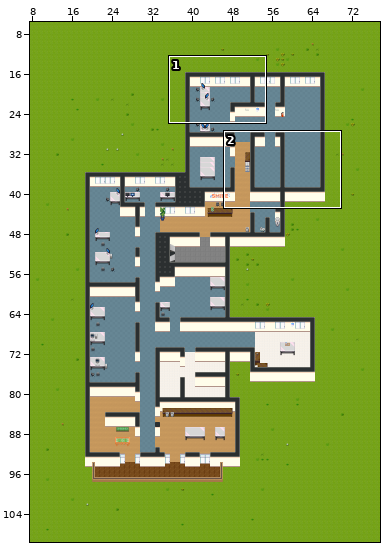
Two versions of a level (Tiled map (JSON), maps/lyon_agency.json). Above, an overview of the earlier version with the close-up marked.
Close-up. Before the commit:
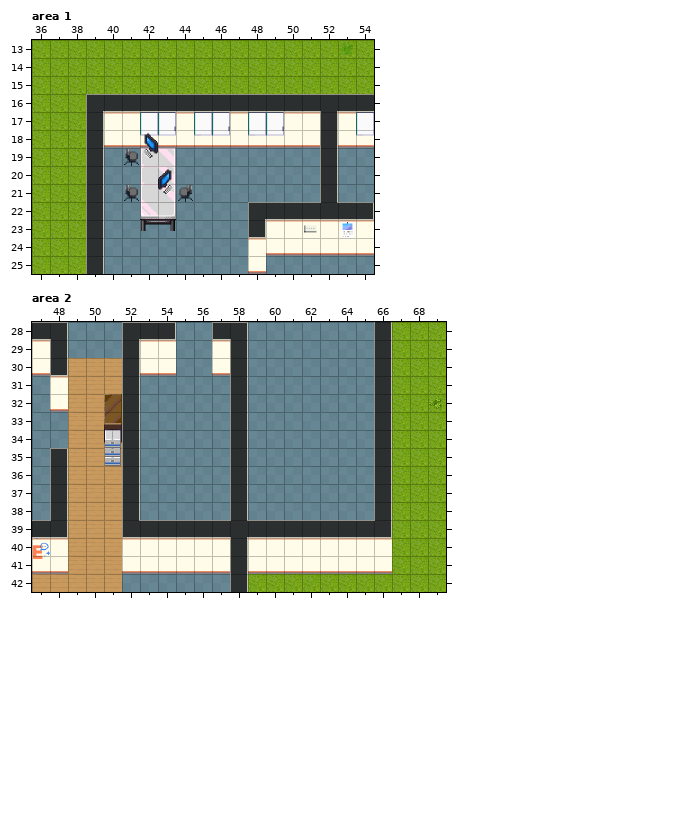
Cells are 32x32 px. Shown: area 1 x 36..54, y 13..25; area 2 x 47..69, y 28..42. The commit also changed other parts of the map, which this record leaves out.
The same view after the edit:
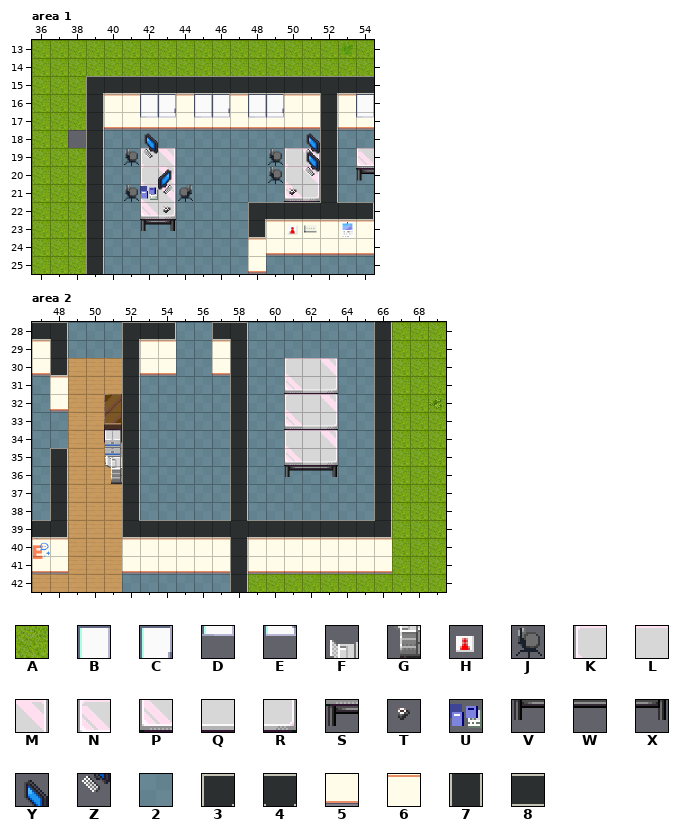
Key: from "custom_outdoor_1": A 0; from "office_1": B 28, C 29, D 44, E 45, F 56, G 72, H 87, J 114, K 152, L 153, M 154, N 155, P 168, Q 169, R 170, S 171, T 174, U 175, V 184, W 185, X 186, Y 190, Z 206; from "office_2": 2 1, 3 7, 4 8, 5 13, 6 14, 7 19, 8 32.
_ is an empty cell, # one hidden under a higher layer.
Tiles of an added or newly shown layer are drawn over the layers below it.
From old to new:
{"where": "layer \"ground 1\", area 1"}
{"y":18,"x":38,"old":"A","new":"_"}
{"where": "layer \"ground 2\", area 1"}
{"y":15,"x":39,"old":"________________","new":"3888888888888488"}
{"y":16,"x":39,"old":"3888888888888488","new":"766##6##6##6676#"}
{"y":17,"x":40,"old":"66##6##6##66","new":"555555555555"}
{"y":17,"x":53,"old":"6#","new":"55"}
{"y":18,"x":40,"old":"555555555555","new":"222222222222"}
{"y":18,"x":53,"old":"55","new":"22"}
{"where": "layer \"layer 1\", area 1"}
{"y":16,"x":42,"old":"__","new":"BC"}
{"y":16,"x":45,"old":"__","new":"BC"}
{"y":16,"x":48,"old":"__","new":"BC"}
{"y":16,"x":54,"old":"_","new":"B"}
{"y":17,"x":42,"old":"BC","new":"DE"}
{"y":17,"x":45,"old":"BC","new":"DE"}
{"y":17,"x":48,"old":"BC","new":"DE"}
{"y":17,"x":54,"old":"B","new":"D"}
{"y":18,"x":42,"old":"DE","new":"__"}
{"y":18,"x":45,"old":"DE","new":"__"}
{"y":18,"x":48,"old":"DE","new":"__"}
{"y":18,"x":54,"old":"D","new":"_"}
{"y":19,"x":49,"old":"___","new":"JKM"}
{"y":19,"x":54,"old":"_","new":"N"}
{"y":20,"x":49,"old":"___","new":"JKM"}
{"y":20,"x":54,"old":"_","new":"S"}
{"y":21,"x":50,"old":"__","new":"PR"}
{"y":23,"x":50,"old":"_","new":"H"}
{"where": "layer \"layer 2\", area 1"}
{"y":18,"x":42,"old":"Y","new":"_"}
{"y":19,"x":51,"old":"_","new":"Z"}
{"y":21,"x":42,"old":"_","new":"U"}
{"y":21,"x":50,"old":"_","new":"T"}
{"y":22,"x":43,"old":"_","new":"T"}
{"where": "layer \"abovePlayer 1\", area 1"}
{"y":18,"x":42,"old":"_","new":"Y"}
{"y":18,"x":51,"old":"_","new":"Y"}
{"y":19,"x":51,"old":"_","new":"Y"}
{"y":20,"x":51,"old":"_","new":"Z"}
{"where": "layer \"layer 1\", area 2"}
{"y":30,"x":61,"old":"___","new":"KLM"}
{"y":31,"x":61,"old":"___","new":"PQR"}
{"y":32,"x":61,"old":"___","new":"KLM"}
{"y":33,"x":61,"old":"___","new":"PQR"}
{"y":34,"x":61,"old":"___","new":"KLM"}
{"y":35,"x":61,"old":"___","new":"PQR"}
{"y":36,"x":61,"old":"___","new":"VWX"}
{"where": "layer \"layer 3\" (added), area 2"}
{"y":35,"x":51,"old":"_","new":"F"}
{"y":36,"x":51,"old":"_","new":"G"}
{"label":"changed","picture_box":[86,76,374,213]}
{"label":"removed","picture_box":[68,130,86,148]}
{"label":"added","picture_box":[287,225,298,235]}
{"label":"added","picture_box":[284,358,338,477]}
{"label":"added","picture_box":[106,456,122,484]}
